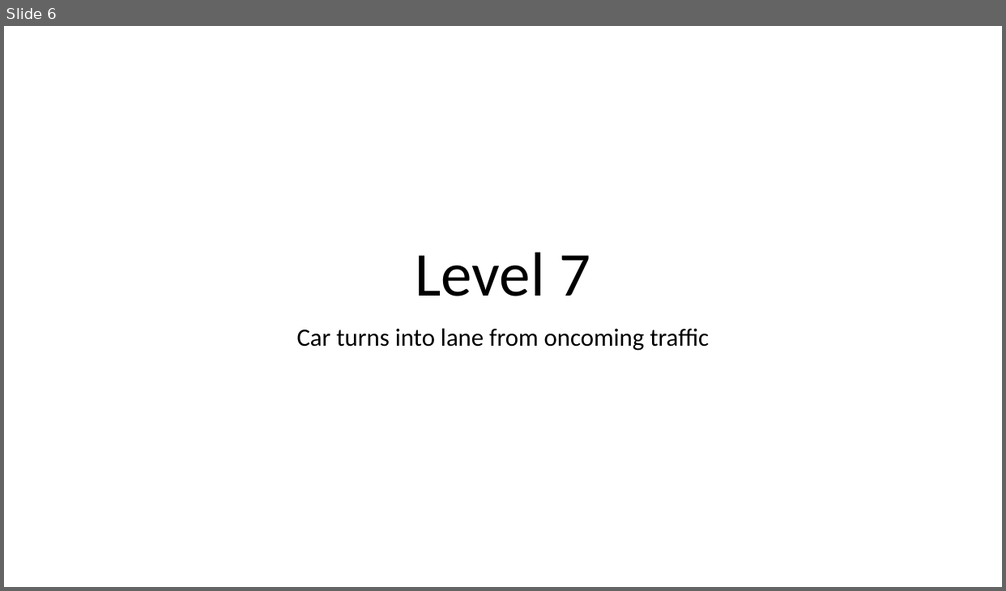
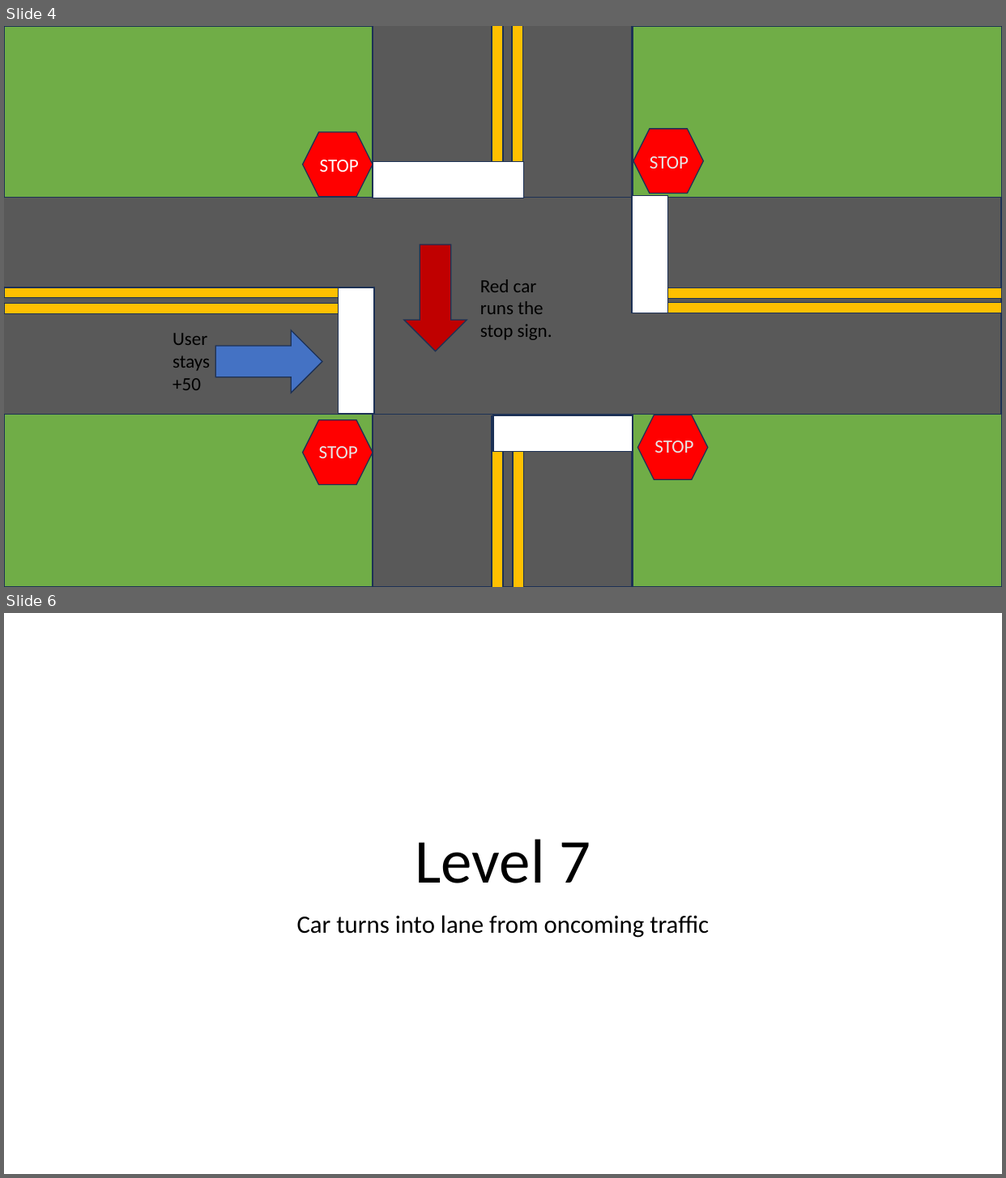
Before and after one commit to pancake423/driving-simulator, a slide deck: refs/level 6 through 10.pptm. Shown one above the other, each under a label of ours: slide 6 before the commit, slides 4 and 6 after it; the slides between them are not shown. The pictures are 1006x591 and 1006x1178 pixels, drawn with LibreOffice and Linux fonts; fonts in the diff are those of the drawing. Boxes give left, top, right and bottom in pixels: in the first picture for what was removed or moved away, otherwise in the second. Text is boxed around its words. In the diff, an @@ line names an element or a change of style, - is before the commit and + after.

```diff
--- a/refs/level 6 through 10.pptm
+++ b/refs/level 6 through 10.pptm
@@ slide 4 added at (4, 26, 1002, 587), background #FFFFFF @@
@@ rectangle added at (4, 26, 374, 198), fill #70AD47, outline #1E3256 1 pt @@
@@ rectangle added at (373, 26, 632, 587), fill #595959, outline #1E3256 1 pt @@
@@ rectangle added at (492, 26, 503, 196), fill #FFC000, outline #1E3256 1 pt @@
@@ rectangle added at (512, 26, 522, 196), fill #FFC000, outline #1E3256 1 pt @@
@@ rectangle added at (633, 26, 1002, 215), fill #70AD47, outline #1E3256 1 pt @@
@@ hexagon added at (303, 132, 373, 197), fill #FF0000, outline #1E3256 1 pt @@
@@ hexagon added at (633, 129, 704, 193), fill #FF0000, outline #1E3256 1 pt @@
@@ text added at (320, 160, 359, 172), 18 pt, text #FFFFFF @@
+STOP
@@ rectangle added at (373, 161, 523, 198), fill #FFFFFF, outline #1E3256 1 pt @@
@@ text added at (650, 156, 688, 169), 18 pt, text #E7E6E6 @@
+STOP
@@ rectangle added at (632, 195, 667, 313), fill #FFFFFF, outline #1E3256 1 pt @@
@@ rectangle added at (4, 198, 1001, 415), fill #595959, outline #1E3256 1 pt @@
@@ right arrow added at (404, 246, 467, 352), fill #C00000, outline #1E3256 1 pt @@
@@ rectangle added at (4, 288, 374, 297), fill #FFC000, outline #1E3256 1 pt @@
@@ rectangle added at (339, 288, 374, 414), fill #FFFFFF, outline #1E3256 1 pt @@
@@ text added at (480, 280, 552, 340), 18 pt, text #000000 @@
+Red car runs the stop sign.
@@ rectangle added at (633, 288, 1002, 298), fill #FFC000, outline #1E3256 1 pt @@
@@ rectangle added at (4, 304, 374, 314), fill #FFC000, outline #1E3256 1 pt @@
@@ rectangle added at (633, 303, 1002, 314), fill #FFC000, outline #1E3256 1 pt @@
@@ text added at (172, 333, 210, 390), 18 pt, text #000000 @@
+User stays +50
@@ right arrow added at (216, 331, 322, 394), fill #4472C4, outline #1E3256 1 pt @@
@@ rectangle added at (633, 399, 1002, 587), fill #70AD47, outline #1E3256 1 pt @@
@@ rectangle added at (4, 415, 374, 587), fill #70AD47, outline #1E3256 1 pt @@
@@ hexagon added at (303, 420, 373, 485), fill #FF0000, outline #1E3256 1 pt @@
@@ rectangle added at (492, 416, 503, 587), fill #FFC000, outline #1E3256 1 pt @@
@@ rectangle added at (493, 416, 633, 452), fill #FFFFFF, outline #1E3256 1 pt @@
@@ rectangle added at (513, 417, 524, 587), fill #FFC000, outline #1E3256 1 pt @@
@@ hexagon added at (638, 416, 709, 480), fill #FF0000, outline #1E3256 1 pt @@
@@ text added at (319, 446, 358, 459), 18 pt, text #E7E6E6 @@
+STOP
@@ text added at (654, 441, 693, 453), 18 pt, text #E7E6E6 @@
+STOP
```
Also in this commit, not shown: 1 slide changed, 3 other slides added, 4 slides removed.
